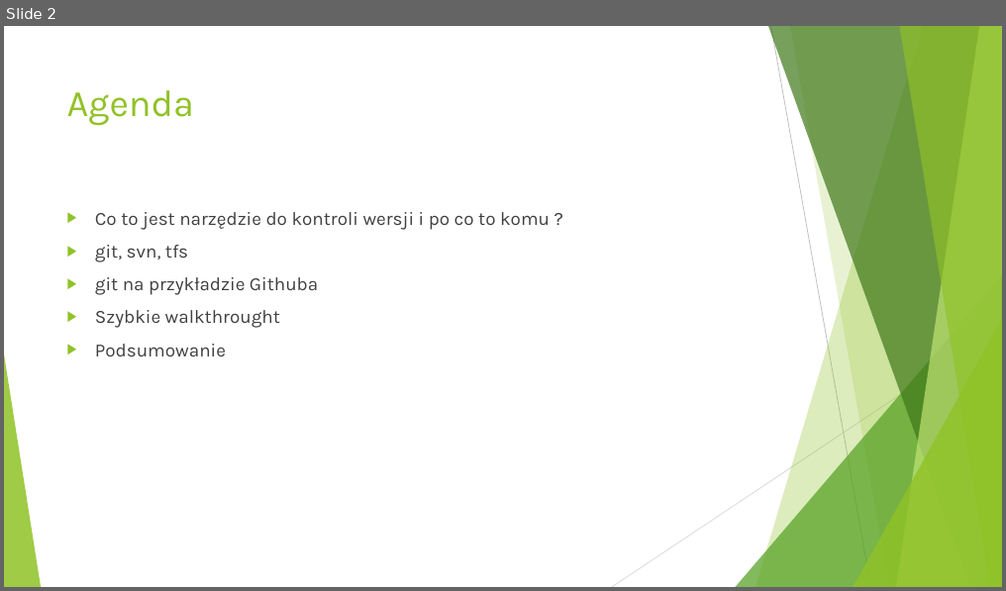
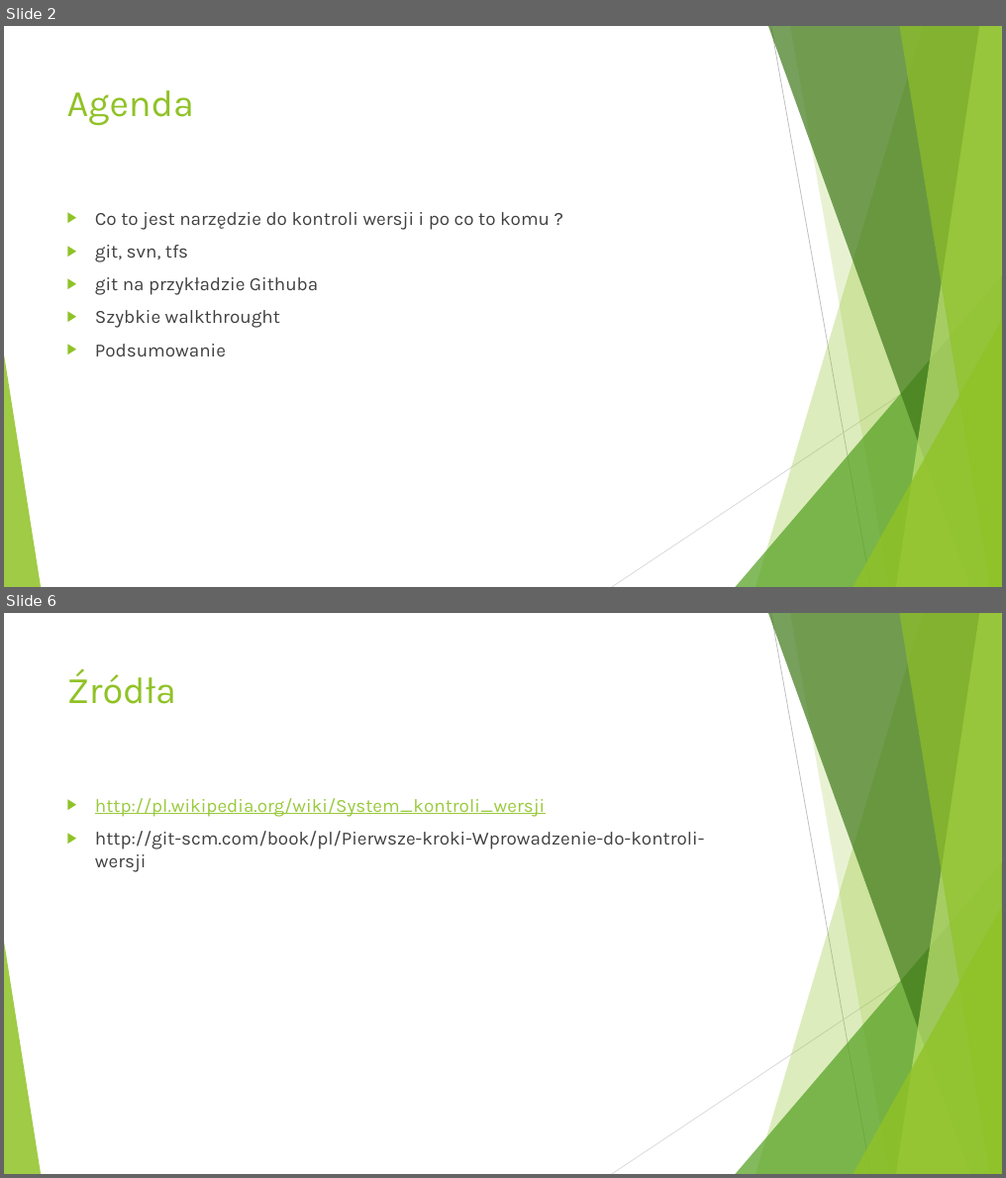
Before and after one commit to pawelsawicz/Presentations, a slide deck: SourceControl/slides.pptx. Shown one above the other, each under a label of ours: slide 2 before the commit, slides 2 and 6 after it; the slides between them are not shown. The pictures are 1006x591 and 1006x1178 pixels, drawn with LibreOffice and Linux fonts; fonts in the diff are those of the drawing. Boxes give left, top, right and bottom in pixels: in the first picture for what was removed or moved away, otherwise in the second. Text is boxed around its words. In the diff, an @@ line names an element or a change of style, - is before the commit and + after.

Commit message:
add few slides

```diff
--- a/SourceControl/slides.pptx
+++ b/SourceControl/slides.pptx
@@ slide 6 added at (4, 613, 1002, 1174), background #FFFFFF; not listed: 10 template elements that a slide beside it also shows @@
@@ title added at (67, 669, 176, 704), 36 pt, text #90C226 @@
+Źródła
@@ text added at (95, 798, 704, 872), 18 pt, text #404040 @@
+▶ http://pl.wikipedia.org/wiki/System_kontroli_wersji
+▶ http://git-scm.com/book/pl/Pierwsze-kroki-Wprowadzenie-do-kontroli-wersji
```
Also in this commit, not shown: 1 slide changed, 2 other slides added.
